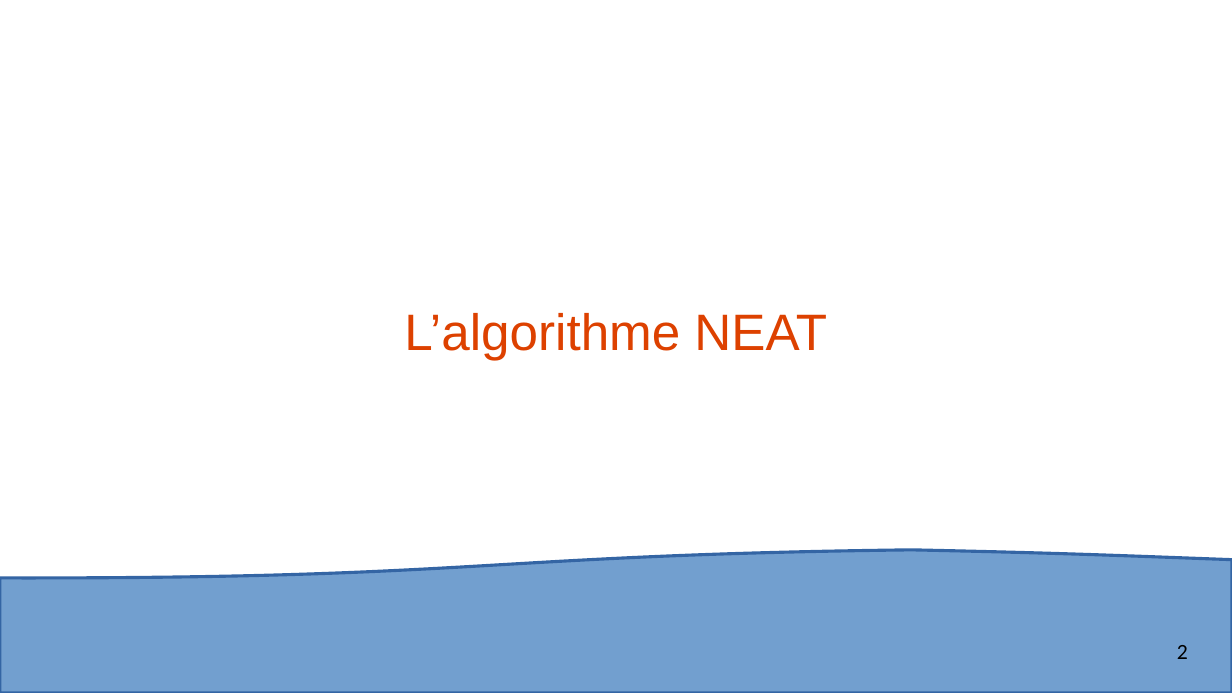
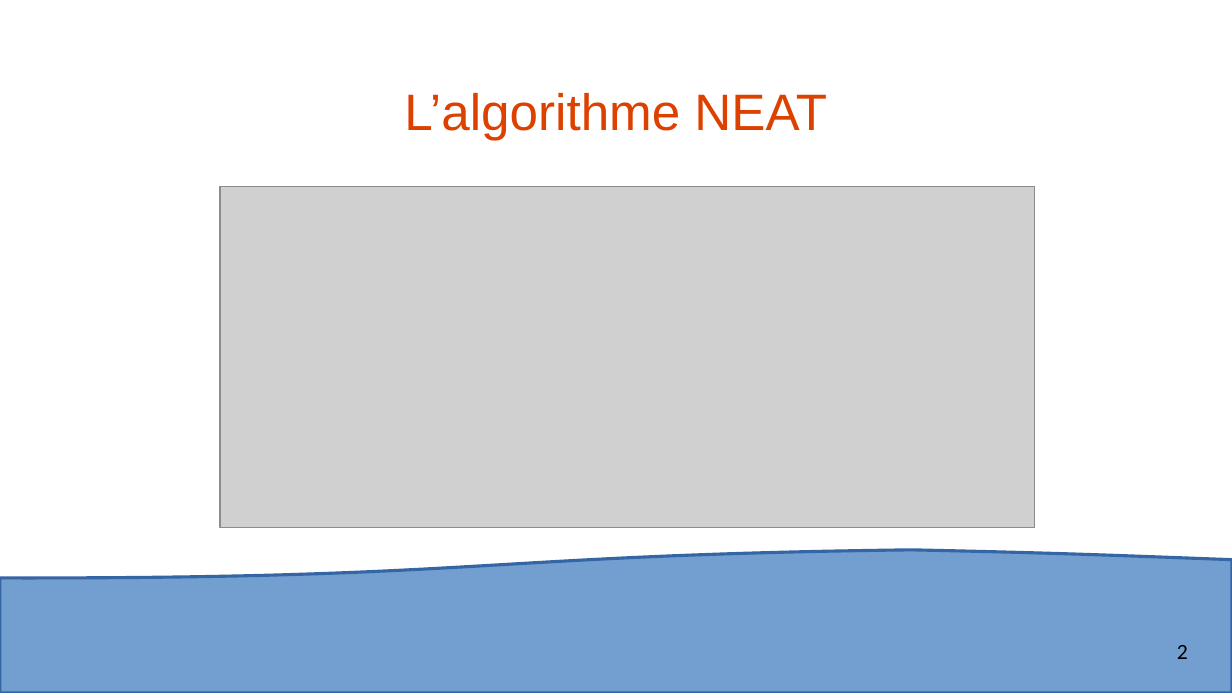
Before and after one commit to totobono4/NEAT_SML_Python, a slide deck: slide 2 of Presentation/Comment_Une_IA_Gagne_Aux_JV.odp. Drawn at 1232x693 pixels with LibreOffice and Linux fonts; fonts in the diff are those of the drawing; grey boxes stand for pictures. Boxes give left, top, right and bottom in pixels: in the first picture for what was removed or moved away, otherwise in the second. Text is boxed around its words. In the diff, an @@ line names an element or a change of style, - is before the commit and + after.

Commit message:
Image Algorithme Neat

```diff
--- a/Presentation/Comment_Une_IA_Gagne_Aux_JV.odp
+++ b/Presentation/Comment_Une_IA_Gagne_Aux_JV.odp
@@ title "L’algorithme NEAT": place and size @@
-title "L’algorithme NEAT" at (404,313,827,360)
+title "L’algorithme NEAT" at (404,93,827,140)
@@ picture added at (220,187,1035,529) @@
```
Also in this commit, not shown: 1 other file.
